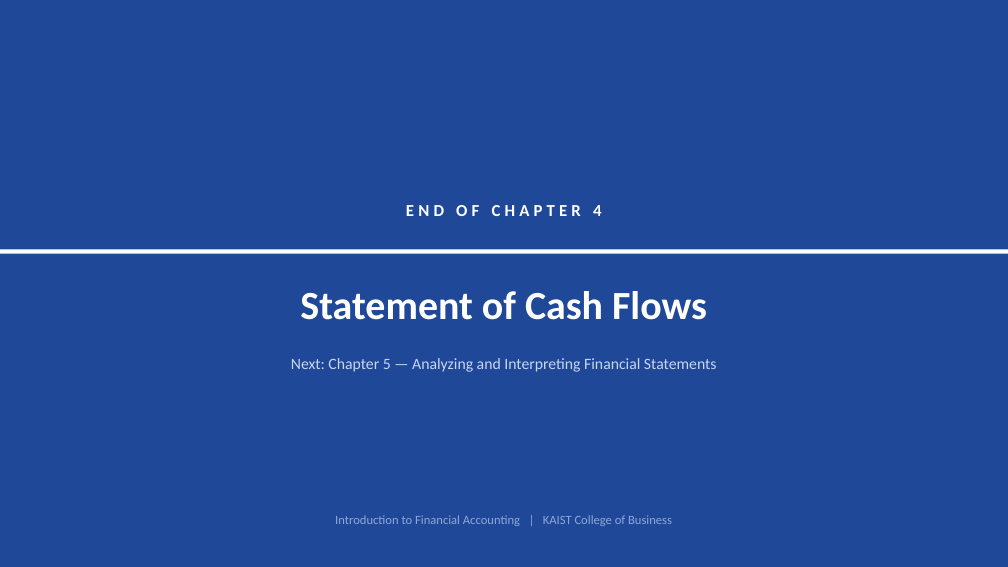
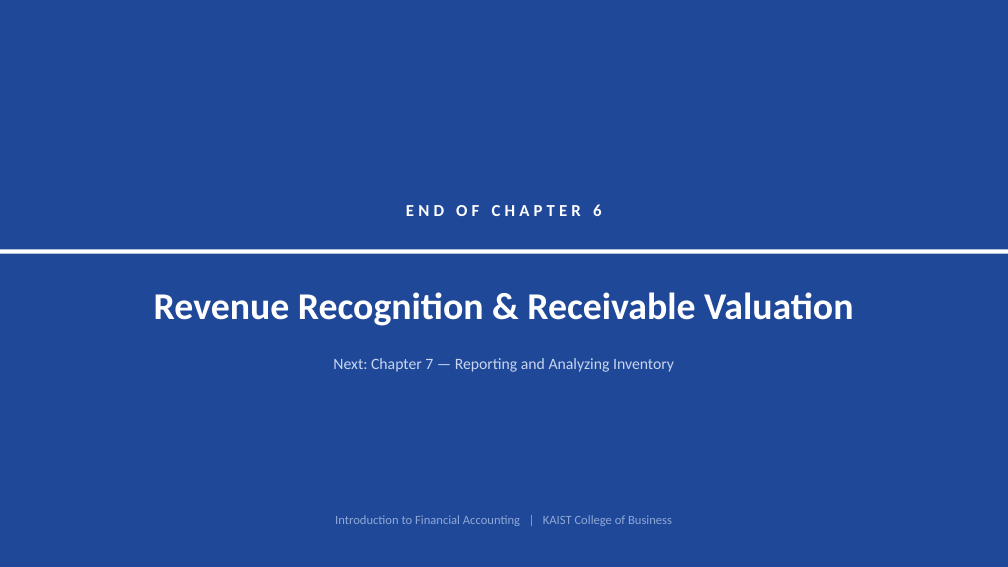
Before and after one commit to keejae/financial-accounting, a slide deck: slide 25 of files/week2/korean/Wk2_L6_slides.pptx (slide 21 before the commit). Drawn at 1008x567 pixels with LibreOffice and Linux fonts; fonts in the diff are those of the drawing. Boxes give left, top, right and bottom in pixels: in the first picture for what was removed or moved away, otherwise in the second. Text is boxed around its words. In the diff, an @@ line names an element or a change of style, - is before the commit and + after.

```diff
--- a/files/week2/korean/Wk2_L6_slides.pptx
+++ b/files/week2/korean/Wk2_L6_slides.pptx
@@ text at box(406, 204, 601, 216): text changed @@
-END OF CHAPTER 4
+END OF CHAPTER 6
@@ text at box(154, 292, 853, 326): text changed; size 38 to 36 pt @@
-Statement of Cash Flows
+Revenue Recognition & Receivable Valuation
@@ text at box(333, 358, 674, 372): text changed @@
-Next: Chapter 5 — Analyzing and Interpreting Financial Statements
+Next: Chapter 7 — Reporting and Analyzing Inventory
```
Also in this commit, not shown: 24 slides added, 20 slides removed, 49 other files.
